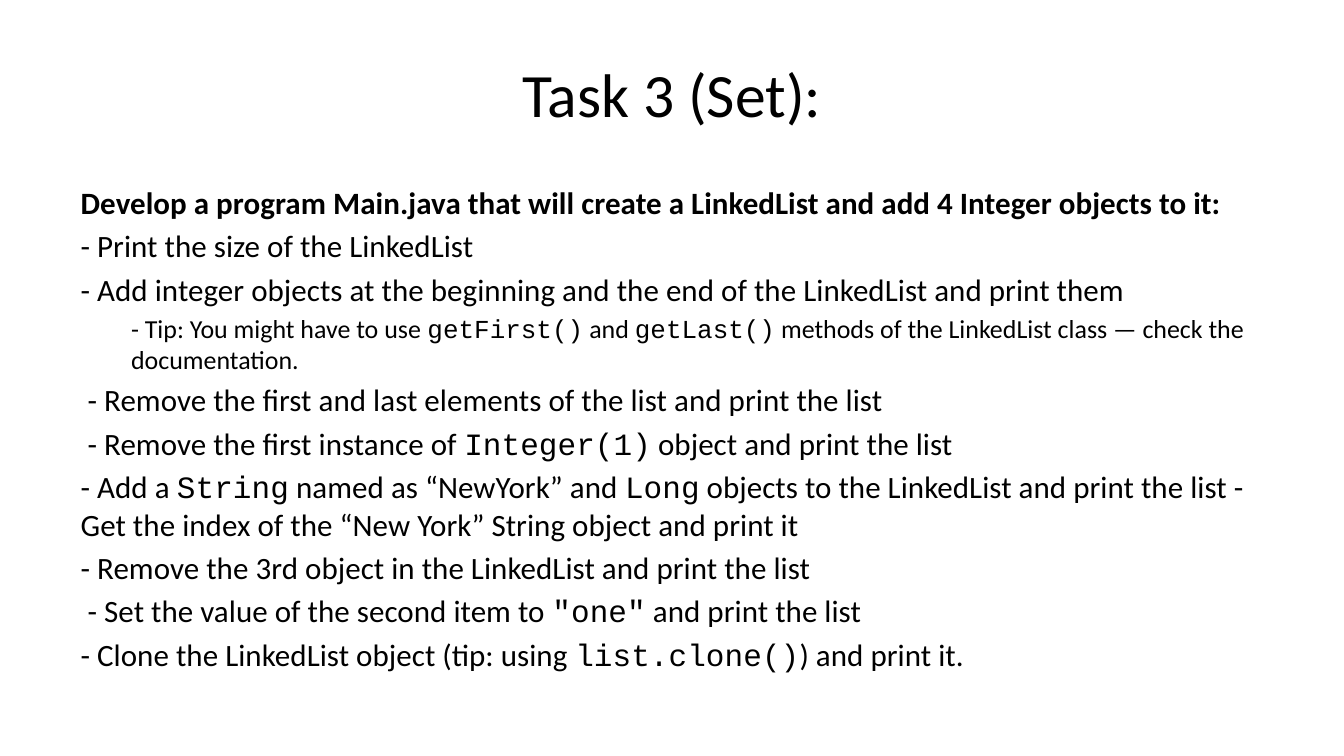
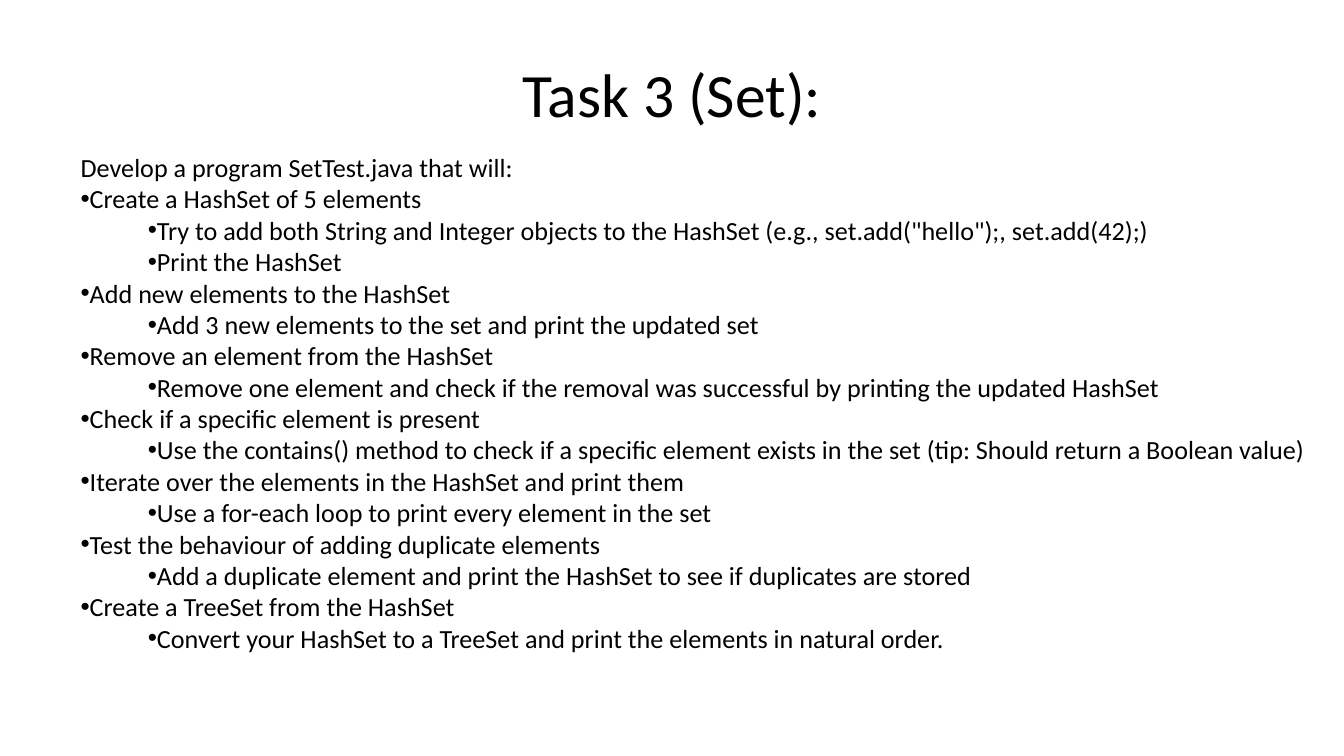
Before and after one commit to kos00pas/ECE318_Documentations, a slide deck: slide 22 of Tutorial_2/Tutorial_2.pptx (slide 21 before the commit). Drawn at 1344x756 pixels with LibreOffice and Linux fonts; fonts in the diff are those of the drawing. Boxes give left, top, right and bottom in pixels: in the first picture for what was removed or moved away, otherwise in the second. Text is boxed around its words. In the diff, an @@ line names an element or a change of style, - is before the commit and + after.

```diff
--- a/Tutorial_2/Tutorial_2.pptx
+++ b/Tutorial_2/Tutorial_2.pptx
@@ text "Develop a program SetTest.java that ..." at (81, 159, 1304, 653): vertical alignment top to middle @@
@@ text at (81, 159, 1304, 653): text changed; size 16.6 to 14 pt @@
-Develop a program Main.java that will create a LinkedList and add 4 Integer objects to it:
-- Print the size of the LinkedList
-- Add integer objects at the beginning and the end of the LinkedList and print them
-  - Tip: You might have to use getFirst() and getLast() methods of the LinkedList class — check the documentation.
-- Remove the first and last elements of the list and print the list
-- Remove the first instance of Integer(1) object and print the list
-- Add a String named as “NewYork” and Long objects to the LinkedList and print the list - Get the index of the “New York” String object and print it
-- Remove the 3rd object in the LinkedList and print the list
-- Set the value of the second item to "one" and print the list
-- Clone the LinkedList object (tip: using list.clone()) and print it.
+Develop a program SetTest.java that will:
+• Create a HashSet of 5 elements
+  • Try to add both String and Integer objects to the HashSet (e.g., set.add("hello");, set.add(42);)
+  • Print the HashSet
+• Add new elements to the HashSet
+  • Add 3 new elements to the set and print the updated set
+• Remove an element from the HashSet
+  • Remove one element and check if the removal was successful by printing the updated HashSet
+• Check if a specific element is present
+  • Use the contains() method to check if a specific element exists in the set (tip: Should return a Boolean value)
+• Iterate over the elements in the HashSet and print them
+  • Use a for-each loop to print every element in the set
+• Test the behaviour of adding duplicate elements
+  • Add a duplicate element and print the HashSet to see if duplicates are stored
+• Create a TreeSet from the HashSet
+  • Convert your HashSet to a TreeSet and print the elements in natural order.
```
Also in this commit, not shown: 1 slide added, 3 other files.
